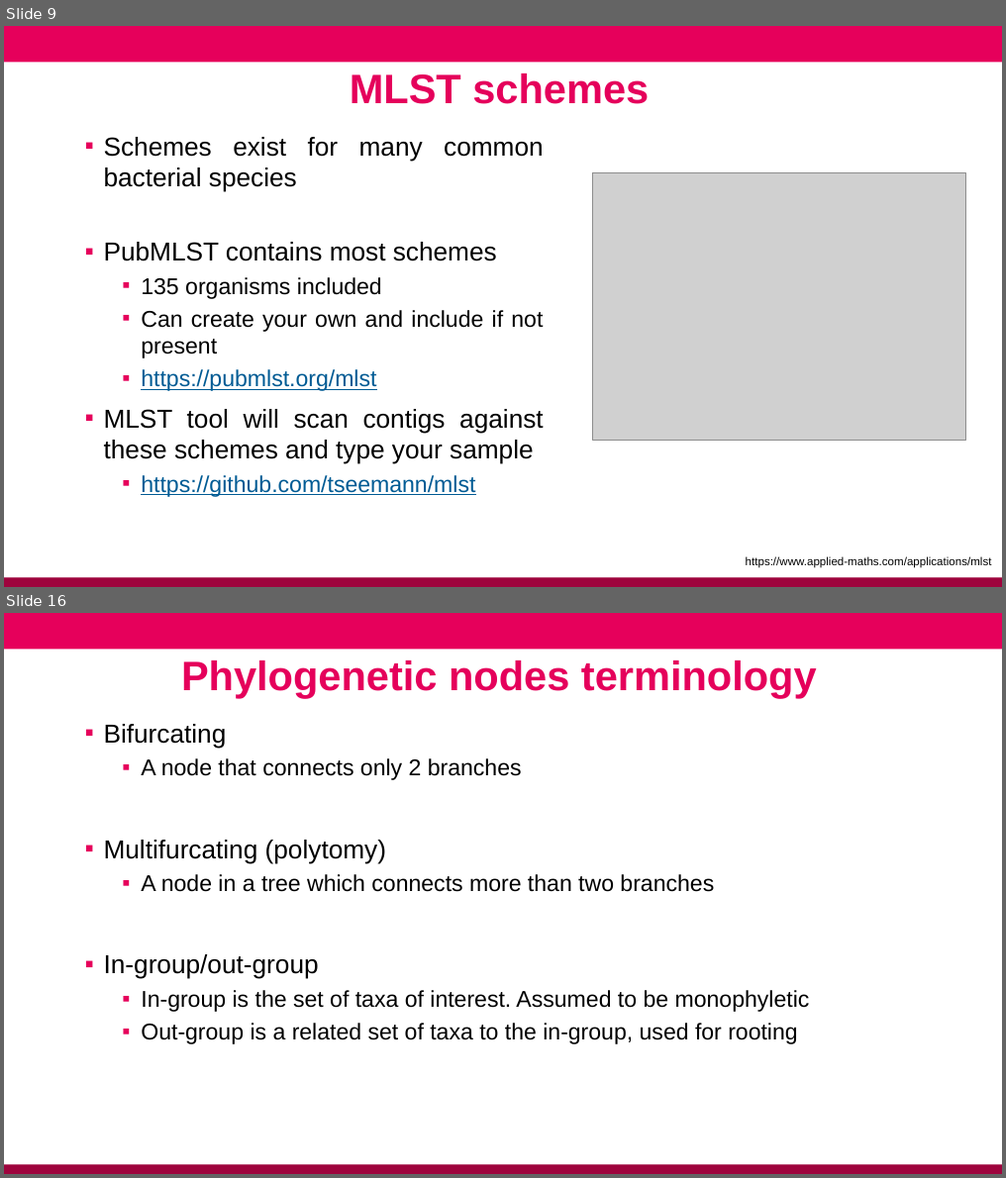
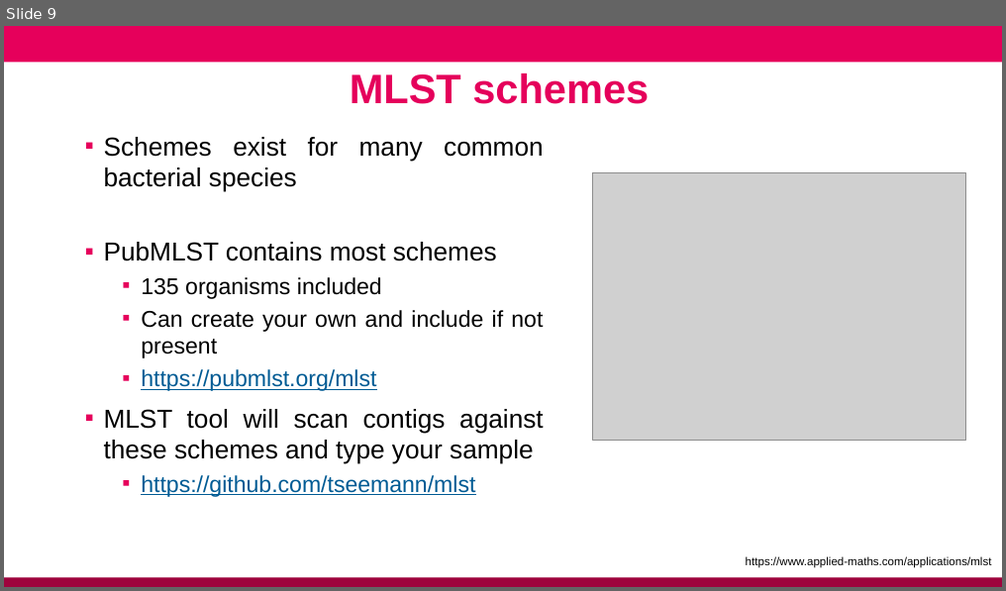
Before and after one commit to conmeehan/conmeehan.github.io, a slide deck: PathogenDataCourse/SlideSets/StrainTypingAndGenEpi.pptx. Shown one above the other, each under a label of ours: slides 9 and 16 before the commit, slide 9 after it; the slides between them are not shown. The pictures are 1006x1178 and 1006x591 pixels, drawn with LibreOffice and Linux fonts; fonts in the diff are those of the drawing; grey boxes stand for pictures; background and template pictures are left out. Boxes give left, top, right and bottom in pixels: in the first picture for what was removed or moved away, otherwise in the second. Text is boxed around its words. In the diff, an @@ line names an element or a change of style, - is before the commit and + after.

```diff
--- a/PathogenDataCourse/SlideSets/StrainTypingAndGenEpi.pptx
+++ b/PathogenDataCourse/SlideSets/StrainTypingAndGenEpi.pptx
@@ slide 16 removed at (x1=4, y1=613, x2=1002, y2=1174), background #FFFFFF; not listed: 2 template elements that a slide beside it also shows @@
@@ text removed at (x1=181, y1=661, x2=817, y2=698) @@
-Phylogenetic nodes terminology
@@ text removed at (x1=104, y1=724, x2=810, y2=1045) @@
-▪ Bifurcating
-  ▪ A node that connects only 2 branches
-▪ Multifurcating (polytomy)
-  ▪ A node in a tree which connects more than two branches
-▪ In-group/out-group
-  ▪ In-group is the set of taxa of interest. Assumed to be monophyletic
-  ▪ Out-group is a related set of taxa to the in-group, used for rooting
```
Also in this commit, not shown: 5 slides added, 40 other slides removed, 1 other file.
